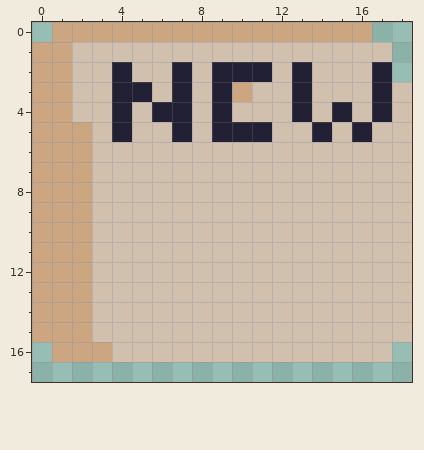
File history of a pixel-art file, assets/icons/21x21newspaper_icon_v1.aseprite. The first picture shows the starting point.
21x20 pixels, 1 frame. The old version is drawn lined up with the new one, on the new canvas.
The result:
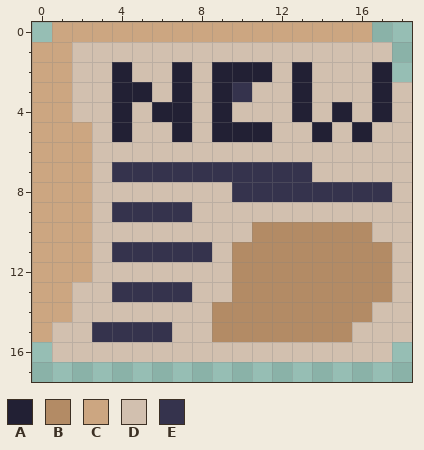
Palette (. is transparent): A #222034  B #b38b65  C #cca681  D #d2c0af  E #35334d
What changed:
canvas 21x20 -> 19x18, the old top-left corner now at 0,-2 (the part of the old canvas that was cut away was empty and is not shown)
The author changed colour D to colour B in row 10 at x 11 to 16; in rows 11 to 13 at x 10 to 17; in row 14 at x 9 to 16; in row 15 at x 9 to 15.
The author changed colour C to colour D in rows 13 to 14 at x 2; in row 15 at x 1 to 2; in row 16 at x 1 to 3.
The author changed colour C to colour E in row 3 at x 10.
The author changed colour D to colour E in row 7 at x 4 to 13; in row 8 at x 10 to 17; in row 9 at x 4 to 7; in row 11 at x 4 to 8; in row 13 at x 4 to 7; in row 15 at x 3 to 6.
Pixel boxes of the changes (left, top, right, bottom) in both pictures:
changed: (52, 82, 392, 362)
